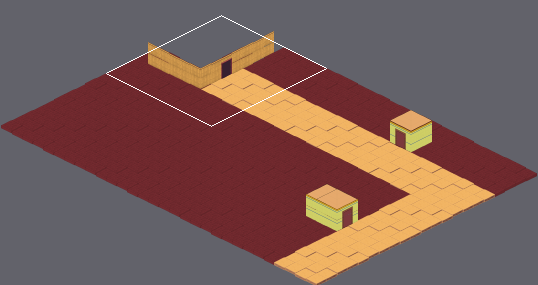
Tiled map, stored at Output/Assets/Maps/Mapa 1 desierto.tmx. Above, an overview of the earlier version with the close-up marked.
Close-up. The starting point:
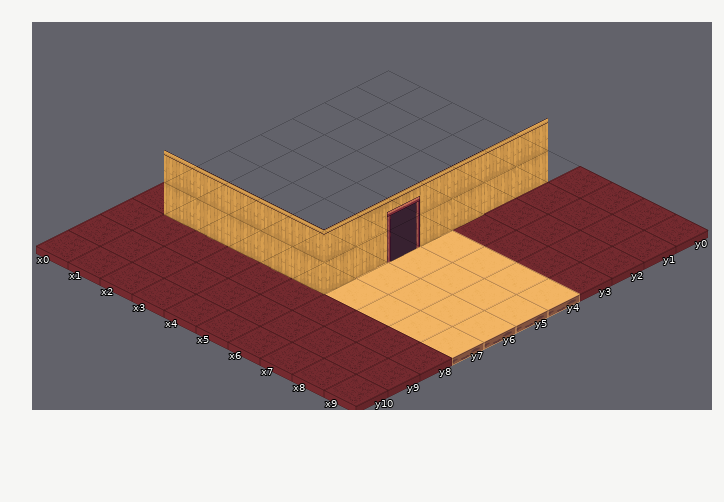
Cells are 128x64 px. Isometric: x runs down to the right, y down to the left. Shown: x 0..9, y 0..10.
The result:
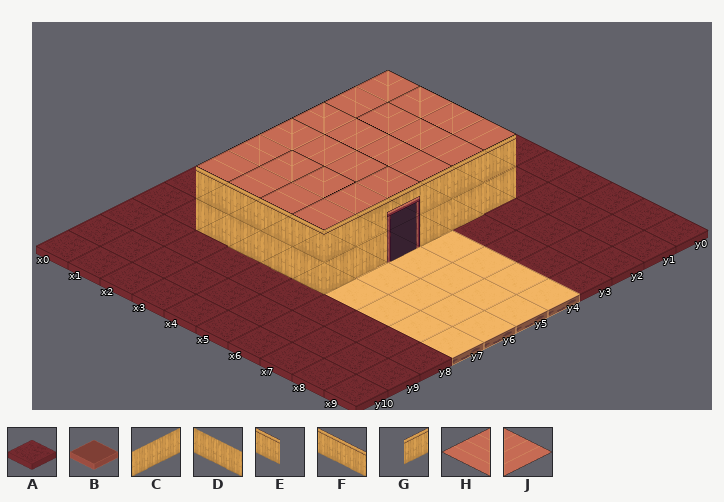
Key: from "TABERNA": A 6, B 12, C 15, D 25, E 26, F 34, G 36, H 55, J 56.
_ is an empty cell, . an unchanged one.
The edit:
--- layer "Tile Layer 1"
@@ x 4..5 @@
- 0 G_
- 1 .C
- 2 ._
+ 0 AA
+ 1 .A
+ 2 .C
@@ x 1..4 @@
- 6 AAAA
- 7 .A..
+ 6 DDDD
+ 7 .D..
--- layer "Buildings"
@@ x 0..3 @@
- 0 .___
- 1 ____
- 2 ____
- 3 ____
- 4 ____
- 5 ____
- 6 F_..
- 7 .D..
+ 0 .JJJ
+ 1 HHJJ
+ 2 HJJJ
+ 3 HJJJ
+ 4 HBJH
+ 5 HHHH
+ 6 _E..
+ 7 ._..
Changed places in both close-ups, as pixel boxes (x1, y1, x2, y2):
changed: (164, 70, 580, 246)
